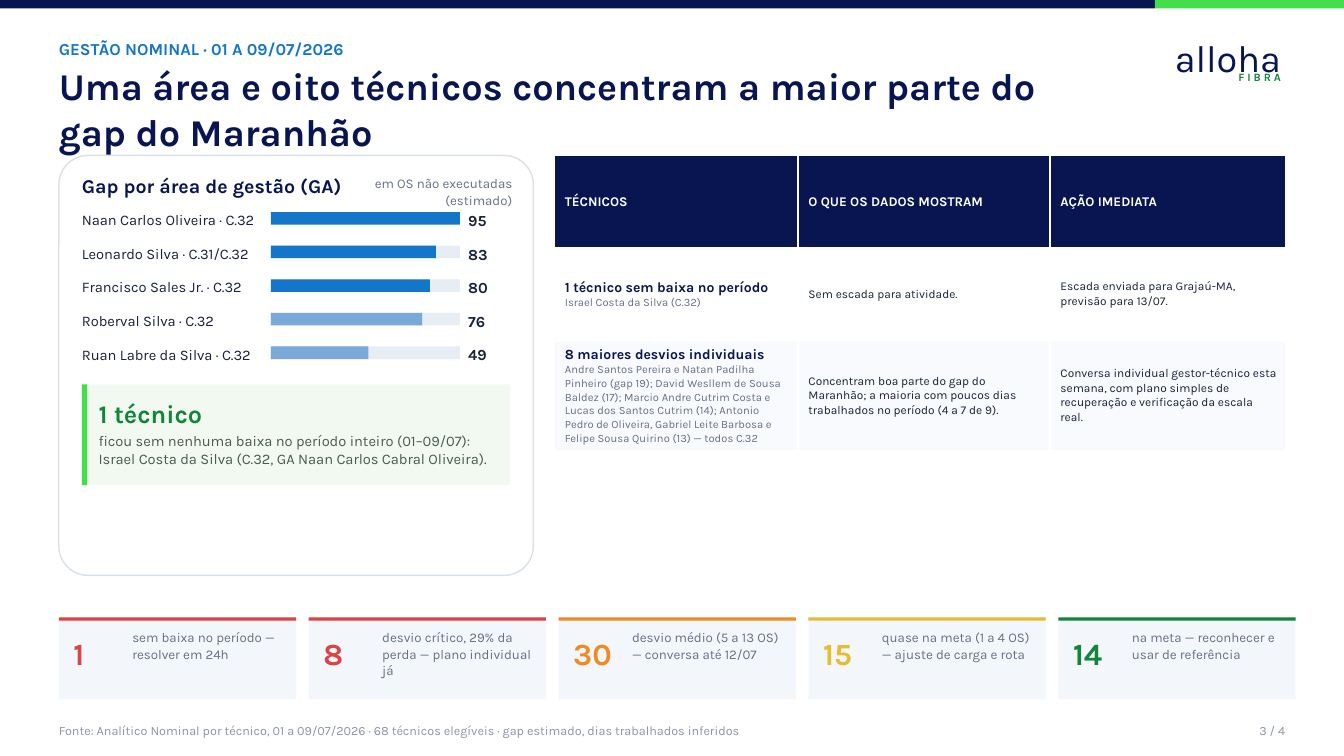
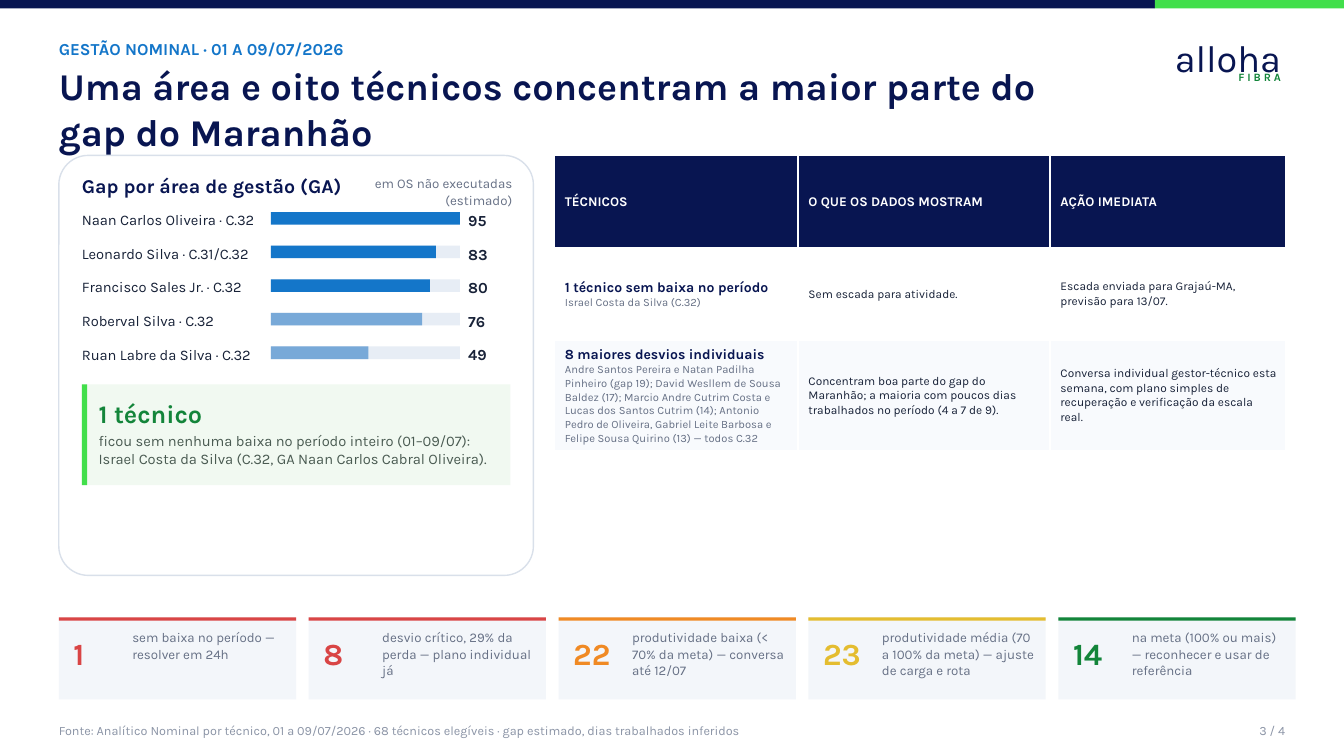
Before and after one commit to durthvader/megabrain, a slide deck: slide 3 of outputs/3ps/3Ps_MaranhaoPiaui_Executivo.pptx. Drawn at 1344x756 pixels with LibreOffice and Linux fonts; fonts in the diff are those of the drawing. Boxes give left, top, right and bottom in pixels: in the first picture for what was removed or moved away, otherwise in the second. Text is boxed around its words. In the diff, an @@ line names an element or a change of style, - is before the commit and + after.

```diff
--- a/outputs/3ps/3Ps_MaranhaoPiaui_Executivo.pptx
+++ b/outputs/3ps/3Ps_MaranhaoPiaui_Executivo.pptx
@@ text at [573,644,610,665]: text changed @@
-30
+22
@@ text at [632,633,784,676]: text changed @@
-desvio médio (5 a 13 OS) — conversa até 12/07
+produtividade baixa (< 70% da meta) — conversa até 12/07
@@ text at [823,644,861,666]: text changed @@
-15
+23
@@ text at [882,632,1034,678]: text changed @@
-quase na meta (1 a 4 OS) — ajuste de carga e rota
+produtividade média (70 a 100% da meta) — ajuste de carga e rota
@@ text at [1132,632,1276,675]: text changed @@
-na meta — reconhecer e usar de referência
+na meta (100% ou mais) — reconhecer e usar de referência
```
Also in this commit, not shown: 1 other file.
